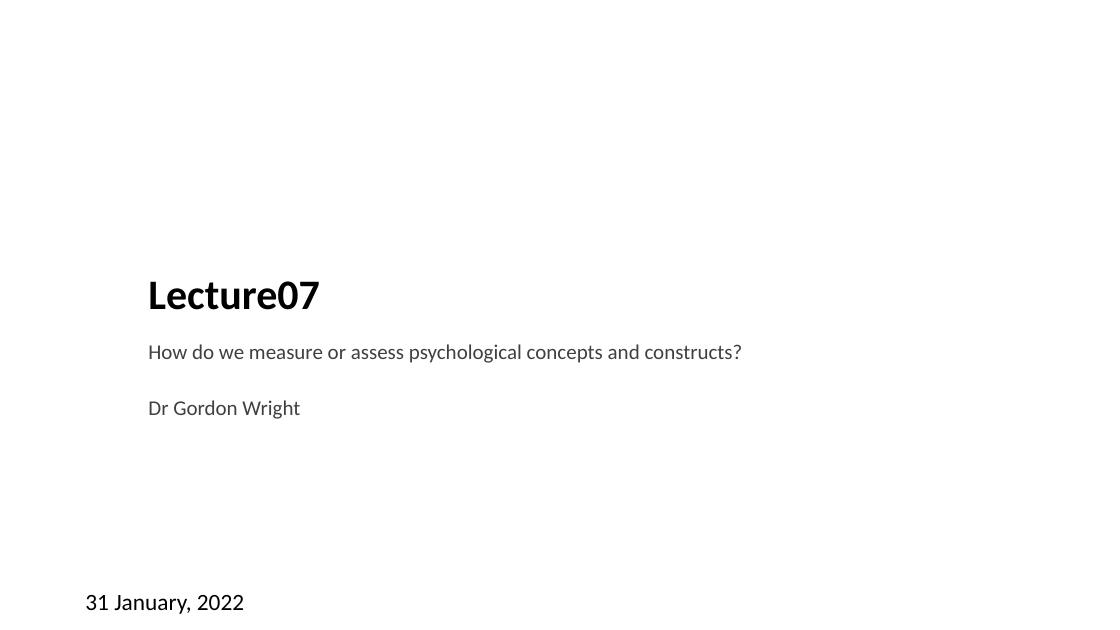
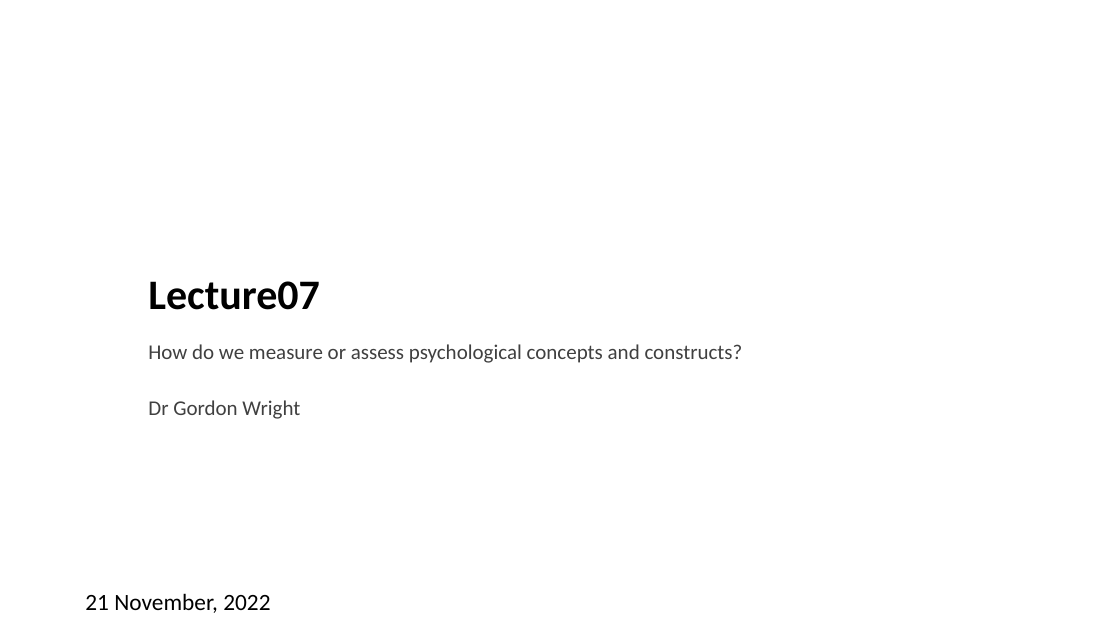
Before and after one commit to LittleMonkeyLab/PS52007Dslides, a slide deck: slide 1 of _site/lectures/Lecture07/Lecture07.pptx. Drawn at 1120x630 pixels with LibreOffice and Linux fonts; fonts in the diff are those of the drawing; background and template pictures are left out. Boxes give left, top, right and bottom in pixels: in the first picture for what was removed or moved away, otherwise in the second. Text is boxed around its words. In the diff, an @@ line names an element or a change of style, - is before the commit and + after.

```diff
--- a/_site/lectures/Lecture07/Lecture07.pptx
+++ b/_site/lectures/Lecture07/Lecture07.pptx
@@ text at <box>85,593,270,613</box>: text changed @@
-31 January, 2022
+21 November, 2022
```
Also in this commit, not shown: 2 other slides changed, 26 slides added, 2 slides removed, 34 other files.
